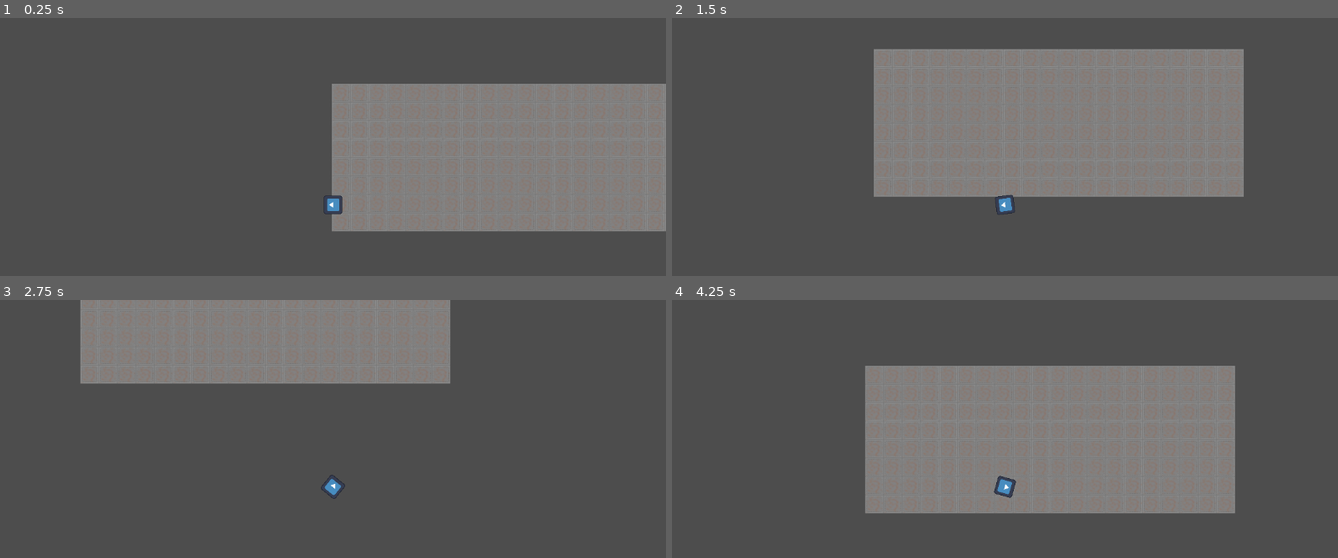
Above: before the commit, frames 1-4 (two rows, left to right).
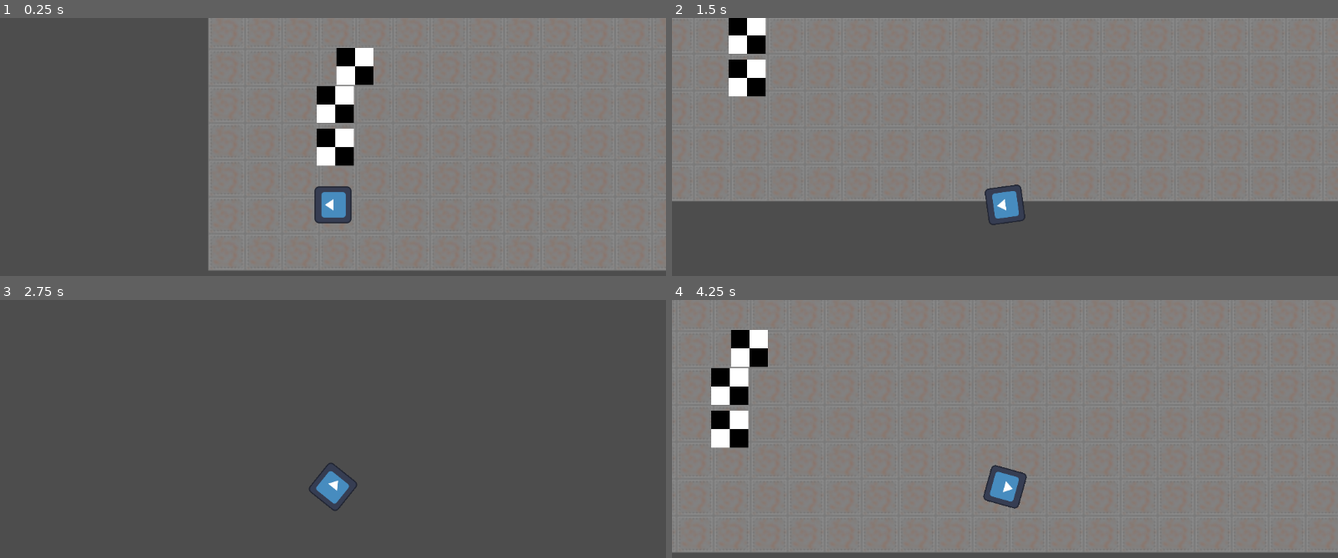
Above: after the commit, the same moments.

Repository: crowmancer/FixMeSomeGrub2
Game: Godot game, scene res://2dMoveTest.tscn
The game is run twice, just before and just after one commit, with the same random seed, the same clock (stepped at 60 frames per second) and the same inputs. The engine's default icon, where the game draws it, is replaced by a stand-in: a white triangle on a blue panel in a dark square.
Inputs (mouse positions are in pixels of both pictures, inside the frame that each line leads up to):
- Up to frame 1 (0.25 s): no input
- Up to frame 2 (1.5 s): move the mouse to (1151, 185) at 0.52 s; hold Right (ui_right) 0.53-1.28 s; click (1151, 185) at 0.67 s; move the mouse to (871, 224) at 1.27 s; hold Down (ui_down) from 1.28 s (still down); click (871, 224) at 1.42 s
- Up to frame 3 (2.75 s): move the mouse to (399, 405) at 2.02 s; release Down (ui_down) at 2.03 s; hold Right (ui_right) from 2.03 s (still down); click (399, 405) at 2.17 s
- Up to frame 4 (4.25 s): move the mouse to (outside the picture) at 2.77 s; release Right (ui_right) at 2.78 s; hold Up (ui_up) 2.78-3.53 s; click (outside the picture) at 2.92 s; move the mouse to (1204, 542) at 3.52 s; hold Left (ui_left) from 3.53 s (still down); click (1204, 542) at 3.67 s

The runs differ from the first frame. In frame 1, 40% of the frame differs, in the area x 31-100%, y 0-98%; in frame 2, 40%; in frame 3, 18%; in frame 4, 67%, in the area x 0-100%, y 0-98%.

Commit message:
changed interact to a raycast w/ length

Diff:
--- a/2dMoveTest.tscn
+++ b/2dMoveTest.tscn
@@ -1,7 +1,8 @@
-[gd_scene load_steps=3 format=4 uid="uid://cffbidoxeusit"]
+[gd_scene load_steps=4 format=4 uid="uid://cffbidoxeusit"]
 
 [ext_resource type="TileSet" uid="uid://dssbne6xwtyoa" path="res://test_tile_set.tres" id="1_dxt22"]
 [ext_resource type="PackedScene" uid="uid://0m8q3ilgs0it" path="res://player.tscn" id="2_shaut"]
+[ext_resource type="PackedScene" uid="uid://bm4uglblrc7ao" path="res://cargoBox.tscn" id="3_mgvrf"]
 
 [node name="Node2D" type="Node2D"]
 
@@ -10,4 +11,13 @@
 tile_set = ExtResource("1_dxt22")
 
 [node name="Player" parent="." instance=ExtResource("2_shaut")]
-position = Vector2(2, -46)
+position = Vector2(108, -57)
+
+[node name="CargoBox" parent="." instance=ExtResource("3_mgvrf")]
+position = Vector2(110, -144)
+
+[node name="CargoBox2" parent="." instance=ExtResource("3_mgvrf")]
+position = Vector2(110, -107)
+
+[node name="CargoBox3" parent="." instance=ExtResource("3_mgvrf")]
+position = Vector2(127, -177)
--- /dev/null
+++ b/cargoBox.tscn
@@ -0,0 +1,18 @@
+[gd_scene load_steps=4 format=3 uid="uid://bm4uglblrc7ao"]
+
+[ext_resource type="Script" uid="uid://iqe3wlbr5k6g" path="res://cargo_box.gd" id="1_ba3xr"]
+[ext_resource type="Texture2D" uid="uid://dlhvyv0mo6utm" path="res://tile.png" id="1_i2gn5"]
+
+[sub_resource type="RectangleShape2D" id="RectangleShape2D_ba3xr"]
+size = Vector2(32, 32)
+
+[node name="CargoBox" type="StaticBody2D"]
+input_pickable = true
+script = ExtResource("1_ba3xr")
+
+[node name="CollisionShape2D" type="CollisionShape2D" parent="."]
+shape = SubResource("RectangleShape2D_ba3xr")
+
+[node name="Sprite2D" type="Sprite2D" parent="."]
+texture_filter = 1
+texture = ExtResource("1_i2gn5")
--- /dev/null
+++ b/cargo_box.gd
@@ -0,0 +1,8 @@
+extends StaticBody2D
+
+
+func doThing():
+	print("DONE!")
+
+
+#queue_free()
--- a/player.gd
+++ b/player.gd
@@ -3,6 +3,7 @@
 
 const SPEED :float = 300.0
 const halfPi :float = PI/2
+const RAYLEN:int = 100
 
 func _physics_process(delta: float) -> void:
 	var input_direction = Input.get_vector("ui_left", "ui_right", "ui_up", "ui_down")
@@ -12,3 +13,14 @@
 	rotate(halfPi);
 
 	move_and_slide()
+
+func _input(event: InputEvent) -> void:
+	if(event is InputEventMouseButton and event.button_index == MOUSE_BUTTON_LEFT and event.pressed):
+		#shoot raycast
+		if(position.distance_to(get_global_mouse_position()) <=  RAYLEN):
+			var space_state:PhysicsDirectSpaceState2D = get_world_2d().direct_space_state
+			var query = PhysicsRayQueryParameters2D.create(position,get_global_mouse_position())
+			var result = space_state.intersect_ray(query)
+			if(!result.is_empty()):
+				var hit = result.get("collider")
+				hit.doThing()
--- a/player.tscn
+++ b/player.tscn
@@ -3,18 +3,19 @@
 [ext_resource type="SpriteFrames" uid="uid://dnt4ytjcypctt" path="res://player_spriteSheet.tres" id="1_4flbx"]
 [ext_resource type="Script" uid="uid://ccusqgegp1ppo" path="res://player.gd" id="1_onrkg"]
 
-[sub_resource type="RectangleShape2D" id="RectangleShape2D_sh265"]
-size = Vector2(32, 32)
+[sub_resource type="CircleShape2D" id="CircleShape2D_onrkg"]
+radius = 21.0
 
 [node name="Player" type="CharacterBody2D"]
 motion_mode = 1
 script = ExtResource("1_onrkg")
 
 [node name="CollisionShape2D" type="CollisionShape2D" parent="."]
-shape = SubResource("RectangleShape2D_sh265")
+shape = SubResource("CircleShape2D_onrkg")
 
 [node name="AnimatedSprite2D" type="AnimatedSprite2D" parent="."]
 scale = Vector2(0.25, 0.25)
 sprite_frames = ExtResource("1_4flbx")
 
 [node name="Camera2D" type="Camera2D" parent="."]
+zoom = Vector2(2, 2)
Not shown, added: cargo_box.gd.uid
Binary file added: char.png
Not shown, added: char.png.import
